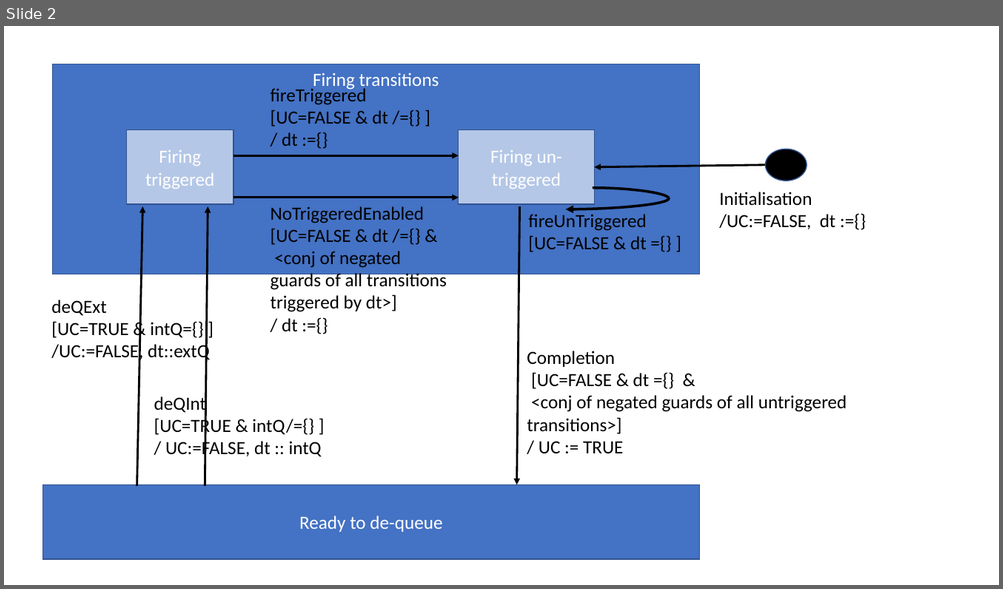
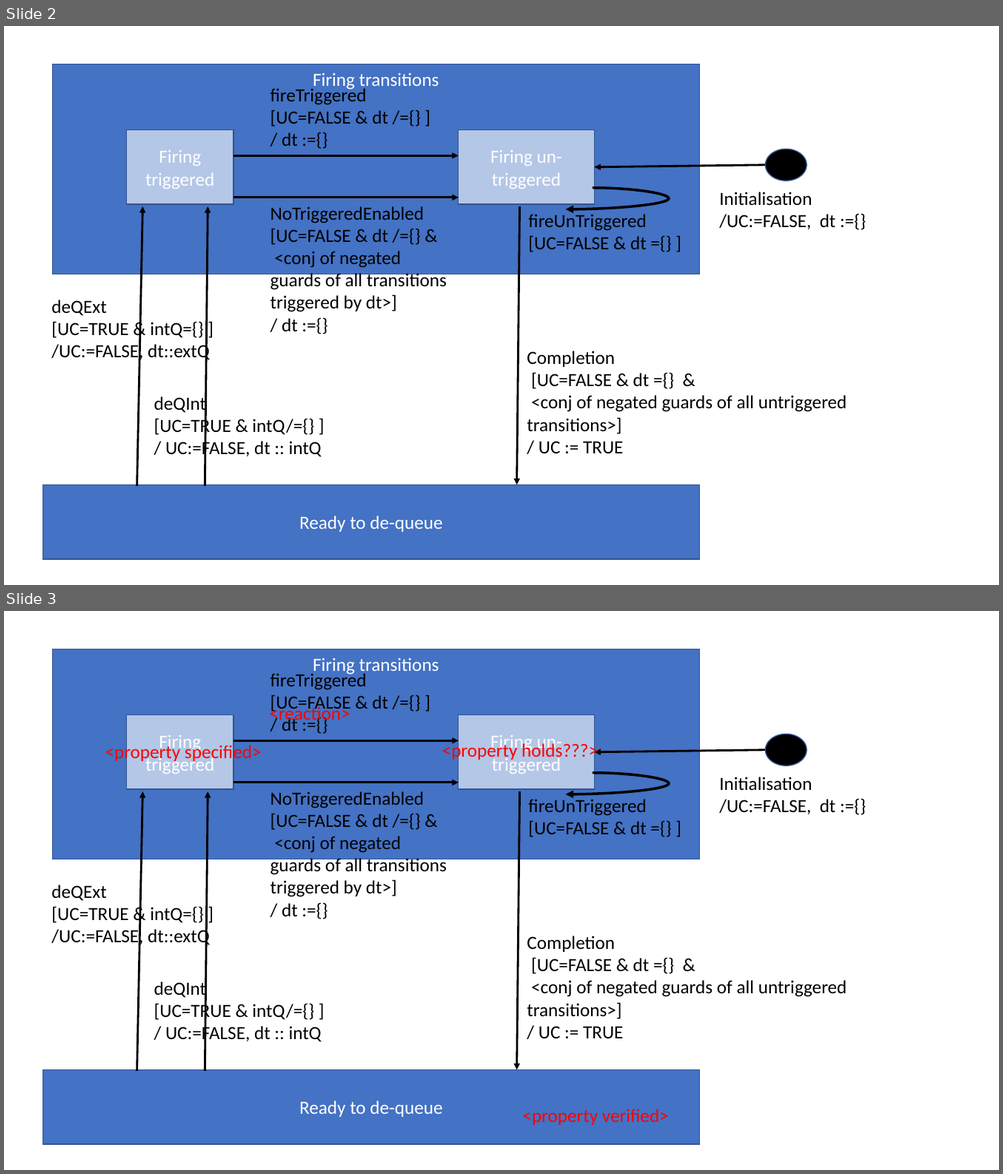
Before and after one commit to kmorris3/rodin_scxml_plugin, a slide deck: GeneralDocumentation/BasisSchematic_Aug2019.pptx. Shown one above the other, each under a label of ours: slide 2 before the commit, slides 2 and 3 after it. The pictures are 1003x589 and 1003x1174 pixels, drawn with LibreOffice and Linux fonts; fonts in the diff are those of the drawing. Boxes give left, top, right and bottom in pixels: in the first picture for what was removed or moved away, otherwise in the second. Text is boxed around its words. In the diff, an @@ line names an element or a change of style, - is before the commit and + after.

```diff
--- a/GeneralDocumentation/BasisSchematic_Aug2019.pptx
+++ b/GeneralDocumentation/BasisSchematic_Aug2019.pptx
@@ slide 3 added at <box>4,611,999,1170</box>, background #FFFFFF @@
@@ rectangle added at <box>53,649,700,860</box>, fill #4472C4, outline #325491 1 pt, 18 pt, text #FFFFFF @@
+Firing transitions
@@ text added at <box>270,671,388,731</box>, 18 pt, text #000000 @@
+fireTriggered [UC=FALSE & dt /={} ]
+/ dt :={}
@@ rectangle added at <box>126,715,234,789</box>, fill #B4C7E7, outline #325491 1 pt, 18 pt, text #FFFFFF @@
+Firing triggered
@@ text added at <box>269,705,350,725</box>, 18 pt, text #FF0000 @@
+<reaction>
@@ rectangle added at <box>458,715,595,789</box>, fill #B4C7E7, outline #325491 1 pt, 18 pt, text #FFFFFF @@
+Firing un-triggered
@@ text added at <box>105,743,262,763</box>, 18 pt, text #FF0000 @@
+<property specified>
@@ arrow added from (234, 741) to (458, 741), #000000 2 pt @@
@@ text added at <box>442,741,597,761</box>, 18 pt, text #FF0000 @@
+<property holds???>
@@ ellipse added at <box>765,734,806,766</box>, fill #000000, outline #325491 1 pt @@
@@ arrow added from (765, 750) to (595, 752), #000000 2 pt @@
@@ arrow added from (234, 783) to (458, 783), #000000 2 pt @@
@@ curved arrow added from (593, 773) to (566, 795), #000000 2.5 pt @@
@@ text added at <box>719,777,836,815</box>, 18 pt, text #000000 @@
+Initialisation
+/UC:=FALSE, dt :={}
@@ arrow added from (136, 1071) to (143, 792), #000000 2 pt @@
@@ arrow added from (205, 1071) to (208, 792), #000000 2 pt @@
@@ text added at <box>270,792,447,917</box>, 18 pt, text #000000 @@
+NoTriggeredEnabled
+[UC=FALSE & dt /={} &
+<conj of negated guards of all transitions triggered by dt>]
+/ dt :={}
@@ arrow added from (520, 792) to (517, 1070), #000000 2 pt @@
@@ text added at <box>528,797,646,837</box>, 18 pt, text #000000 @@
+fireUnTriggered [UC=FALSE & dt ={} ]
@@ text added at <box>51,885,210,947</box>, 18 pt, text #000000 @@
+deQExt
+[UC=TRUE & intQ={} ]
+/UC:=FALSE, dt::extQ
@@ text added at <box>526,936,847,1039</box>, 18 pt, text #000000 @@
+Completion
+[UC=FALSE & dt ={} &
+<conj of negated guards of all untriggered transitions>]
+/ UC := TRUE
@@ text added at <box>154,980,321,1045</box>, 18 pt, text #000000 @@
+deQInt
+[UC=TRUE & intQ/={} ]
+/ UC:=FALSE, dt :: intQ
@@ rectangle added at <box>42,1070,700,1145</box>, fill #4472C4, outline #325491 1 pt, 18 pt, text #FFFFFF @@
+Ready to de-queue
@@ text added at <box>522,1109,669,1125</box>, 18 pt, text #FF0000 @@
+<property verified>
```
Also in this commit, not shown: 2 other slides added.
